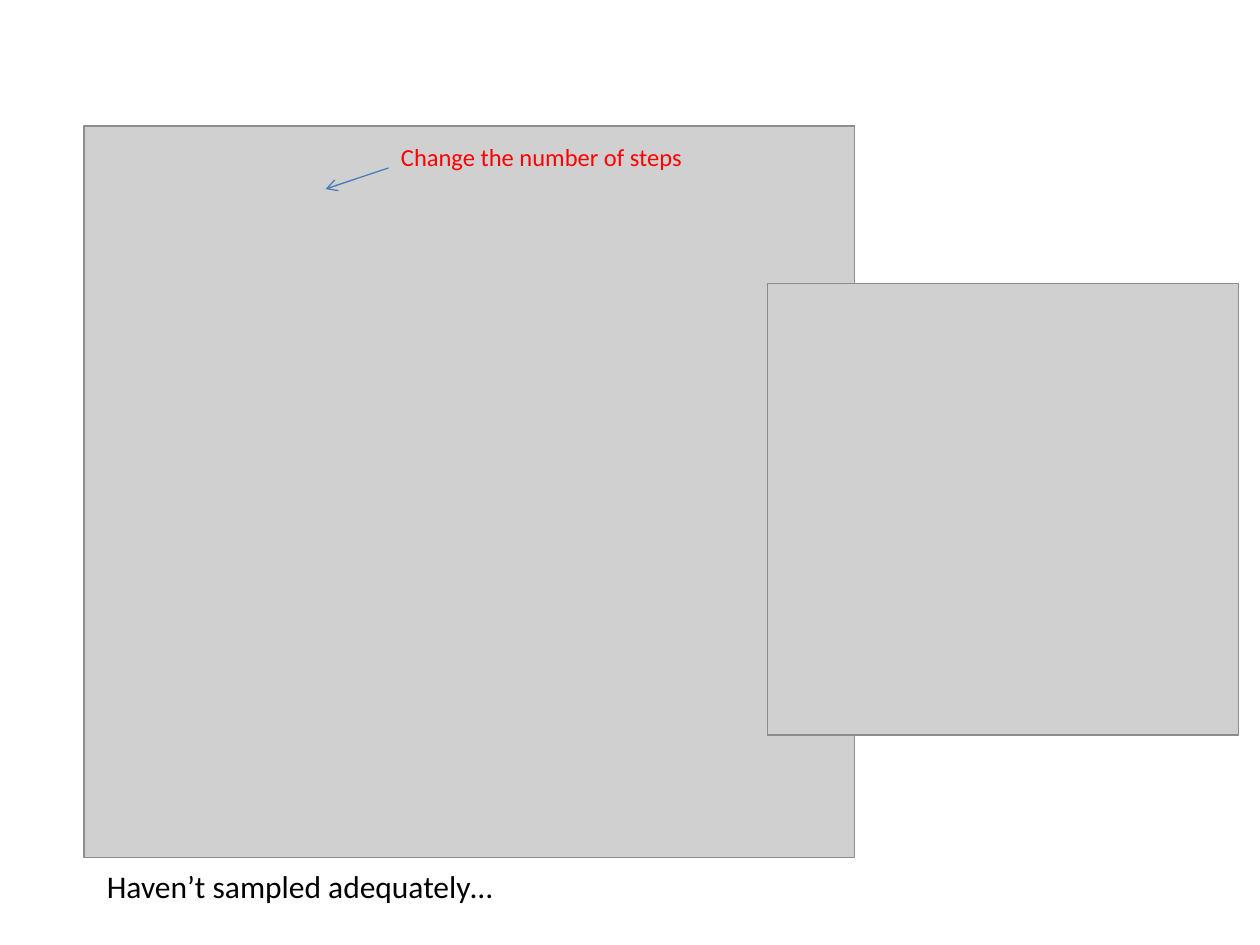
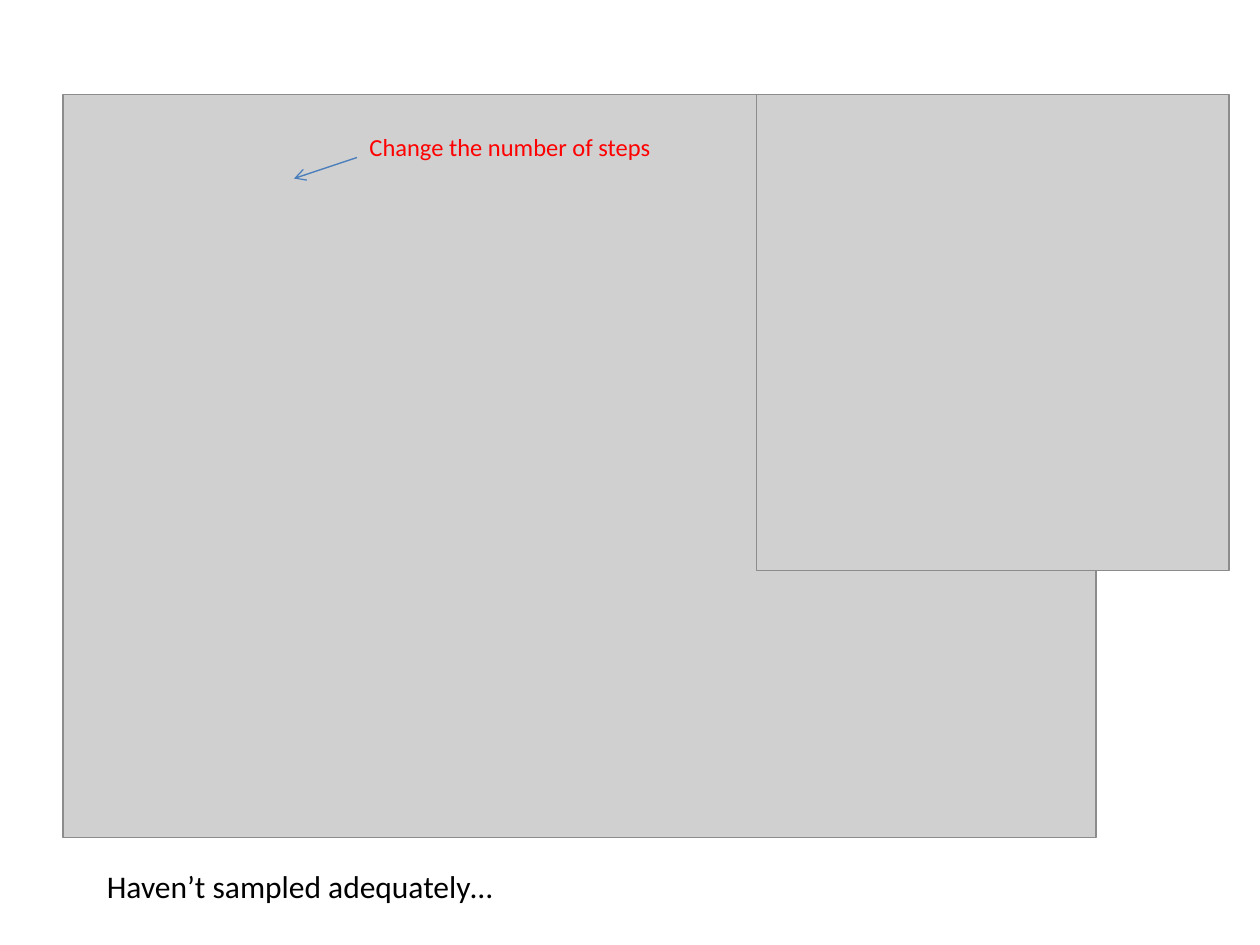
Before and after one commit to afodor/afodor.github.io, a slide deck: slide 18 of classes/stats2016/Lecture06.pptx. Drawn at 1260x945 pixels with LibreOffice and Linux fonts; fonts in the diff are those of the drawing; grey boxes stand for pictures. Boxes give left, top, right and bottom in pixels: in the first picture for what was removed or moved away, otherwise in the second. Text is boxed around its words. In the diff, an @@ line names an element or a change of style, - is before the commit and + after.

```diff
--- a/classes/stats2016/Lecture06.pptx
+++ b/classes/stats2016/Lecture06.pptx
@@ picture: place and size @@
-picture at (84, 126, 854, 858)
+picture at (63, 94, 1096, 838)
@@ picture added at (757, 94, 1230, 571) @@
@@ text "Change the number of steps": place and size @@
-text "Change the number of steps" at (401, 149, 682, 171)
+text "Change the number of steps" at (369, 139, 650, 161)
@@ arrow moved from (388, 168) - (325, 189) to (357, 158) - (294, 179) @@
@@ picture removed at (767, 284, 1239, 735) @@
```
Also in this commit, not shown: 3 other slides changed.
